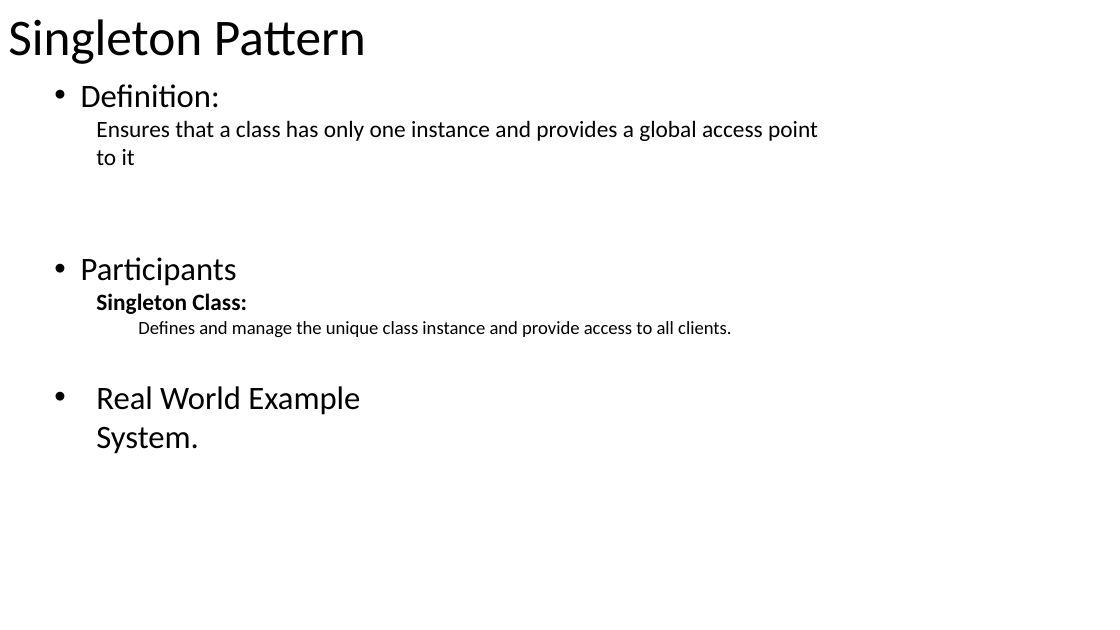
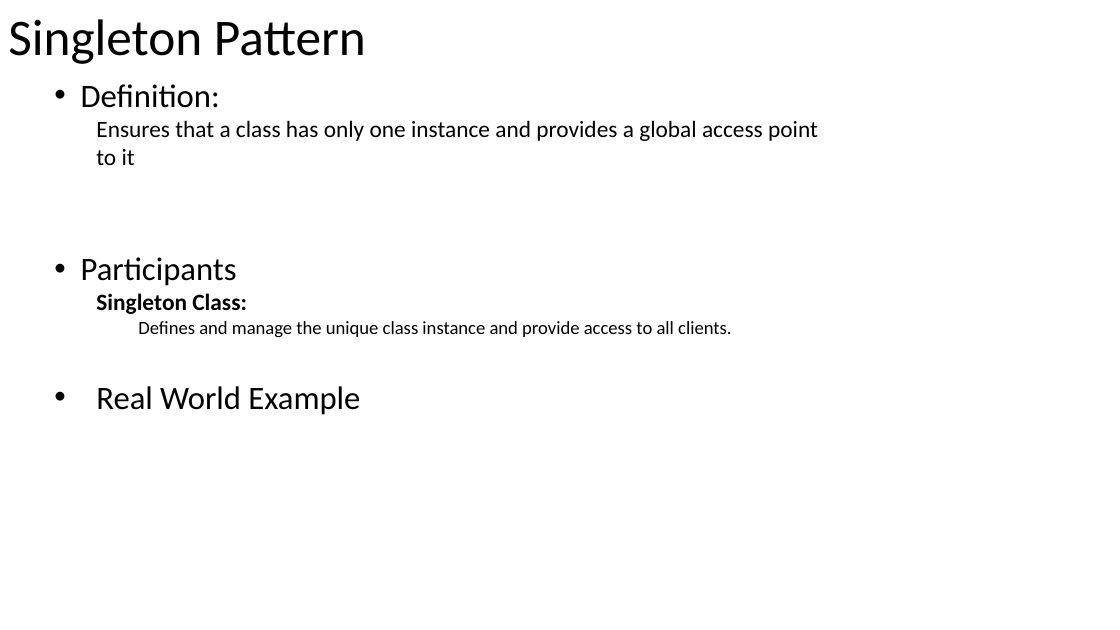
Before and after one commit to PlumpMath/DesignPatterns101, a slide deck: slide 12 of DesignPatterns101.pptx. Drawn at 1120x630 pixels with LibreOffice and Linux fonts; fonts in the diff are those of the drawing. Boxes give left, top, right and bottom in pixels: in the first picture for what was removed or moved away, otherwise in the second. Text is boxed around its words. In the diff, an @@ line names an element or a change of style, - is before the commit and + after.

```diff
--- a/DesignPatterns101.pptx
+++ b/DesignPatterns101.pptx
@@ text at [96, 426, 199, 454]: paragraph removed @@
-  System.
```
Also in this commit, not shown: 19 other files.
